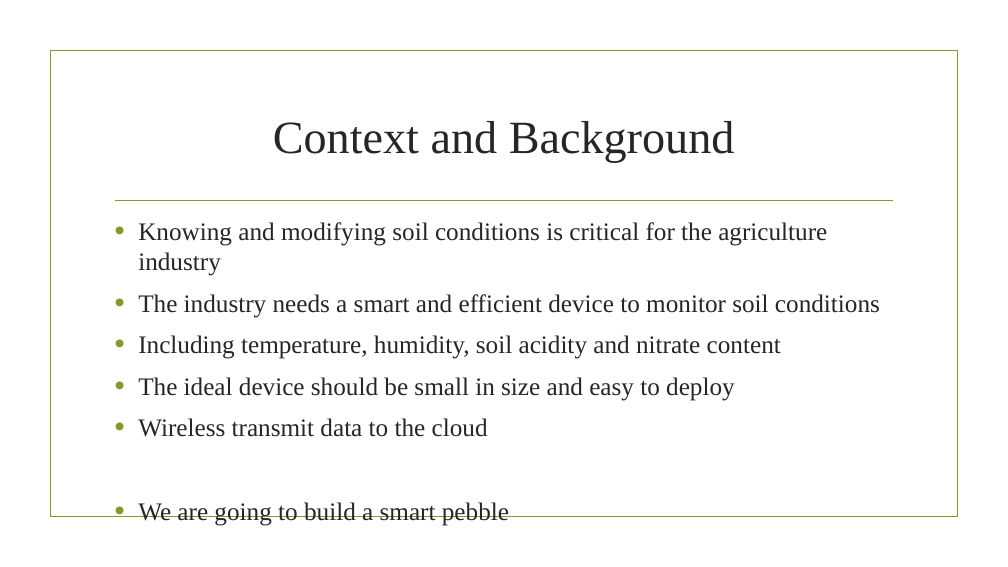
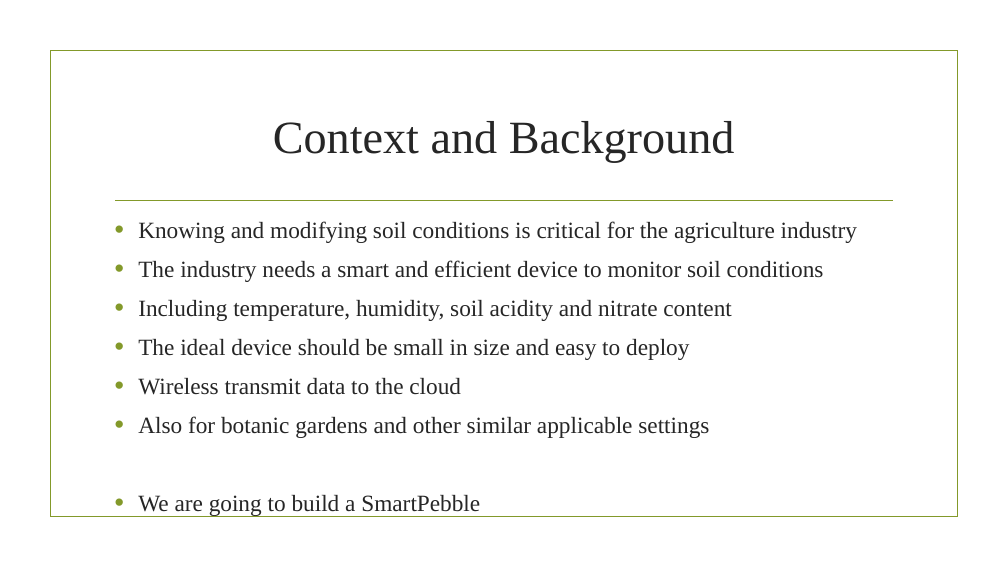
Before and after one commit to johnkmj/tufts_comp50_shared, a slide deck: slide 2 of HW1.pptx. Drawn at 1008x567 pixels with LibreOffice and Linux fonts; fonts in the diff are those of the drawing; background and template pictures are left out. Boxes give left, top, right and bottom in pixels: in the first picture for what was removed or moved away, otherwise in the second. Text is boxed around its words. In the diff, an @@ line names an element or a change of style, - is before the commit and + after.

Commit message:
HW1

```diff
--- a/HW1.pptx
+++ b/HW1.pptx
@@ text at (x1=138, y1=221, x2=857, y2=395): size 24 to 22.2 pt in "Knowing and modifying soil conditions is critical ...", "The industry needs a smart and efficient ...", "Including temperature, humidity, soil acidity and nitrate ...", "The ideal device should be small in ..." and 1 more places @@
@@ text at (x1=138, y1=416, x2=709, y2=516): text changed; size 24 to 22.2 pt @@
-• We are going to build a smart pebble
+• Also for botanic gardens and other similar applicable settings
+• We are going to build a SmartPebble
```
